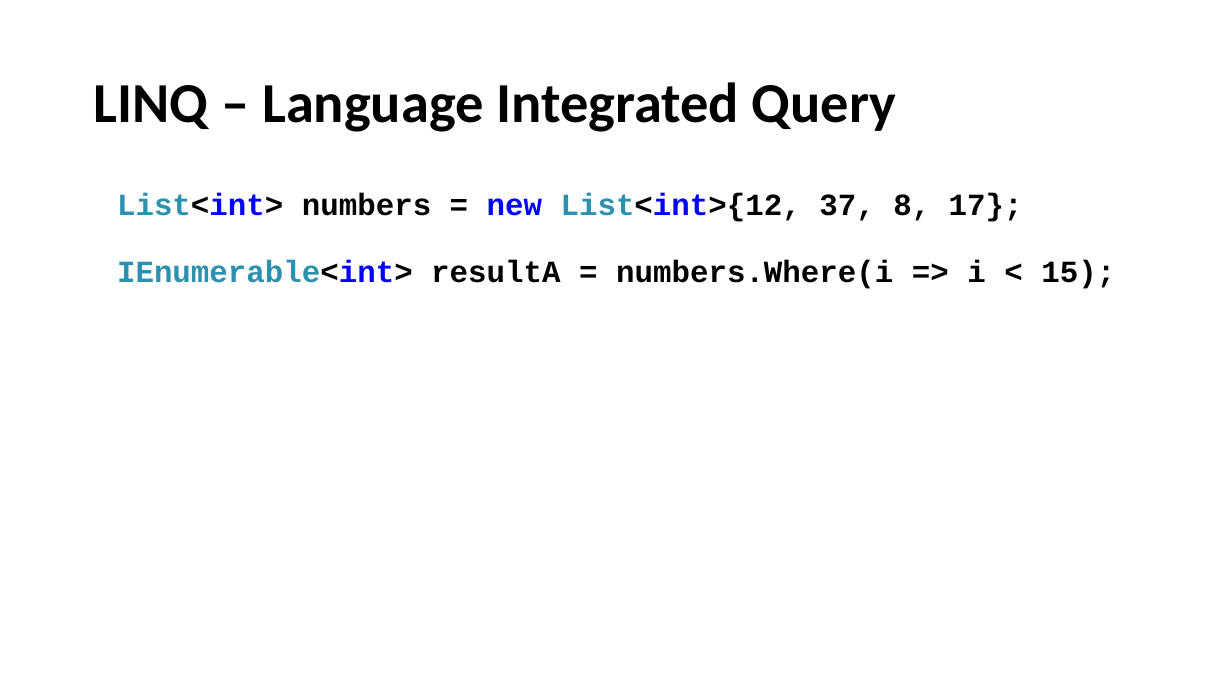
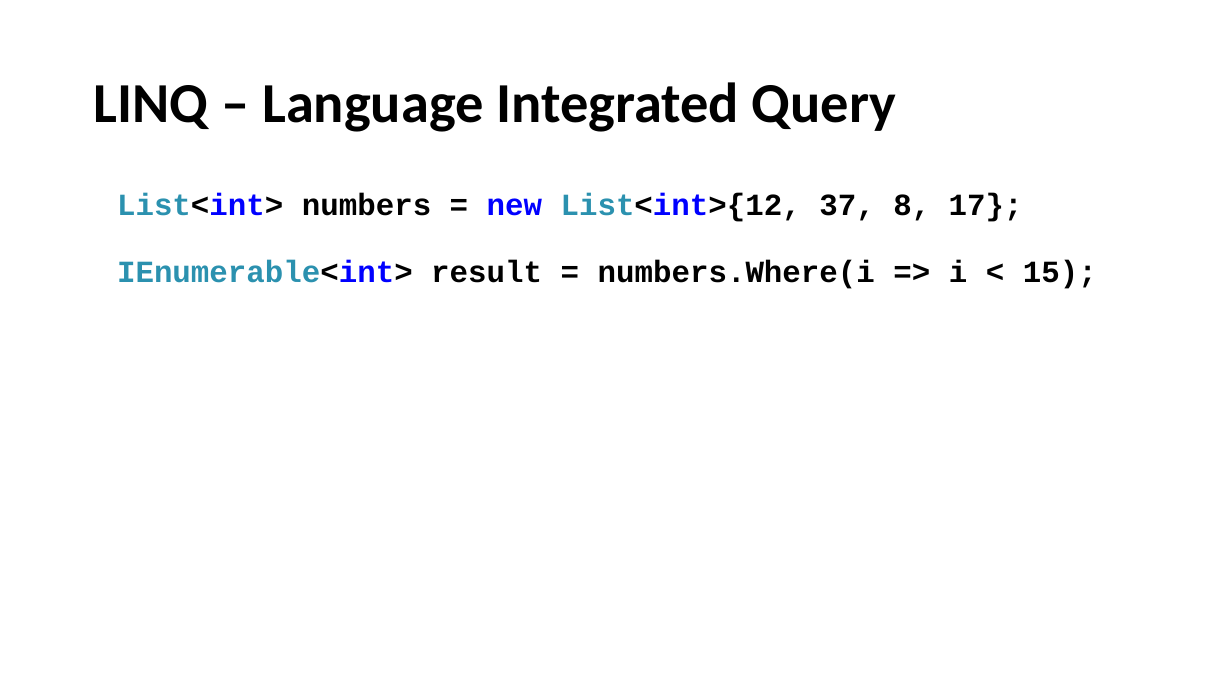
Before and after one commit to perl-easj/OOProg, a slide deck: slide 5 of ASWC/Presentations/ASWC_Day1_LINQ.pptx. Drawn at 1232x693 pixels with LibreOffice and Linux fonts; fonts in the diff are those of the drawing. Boxes give left, top, right and bottom in pixels: in the first picture for what was removed or moved away, otherwise in the second. Text is boxed around its words. In the diff, an @@ line names an element or a change of style, - is before the commit and + after.

Commit message:
Update ASWC_Day1_LINQ.pptx
Minor corrections

```diff
--- a/ASWC/Presentations/ASWC_Day1_LINQ.pptx
+++ b/ASWC/Presentations/ASWC_Day1_LINQ.pptx
@@ text at [117, 260, 1097, 289]: text changed @@
-IEnumerable<int> resultA = numbers.Where(i => i < 15);
+IEnumerable<int> result = numbers.Where(i => i < 15);
```
Also in this commit, not shown: 3 other slides changed, 1 slide removed.
